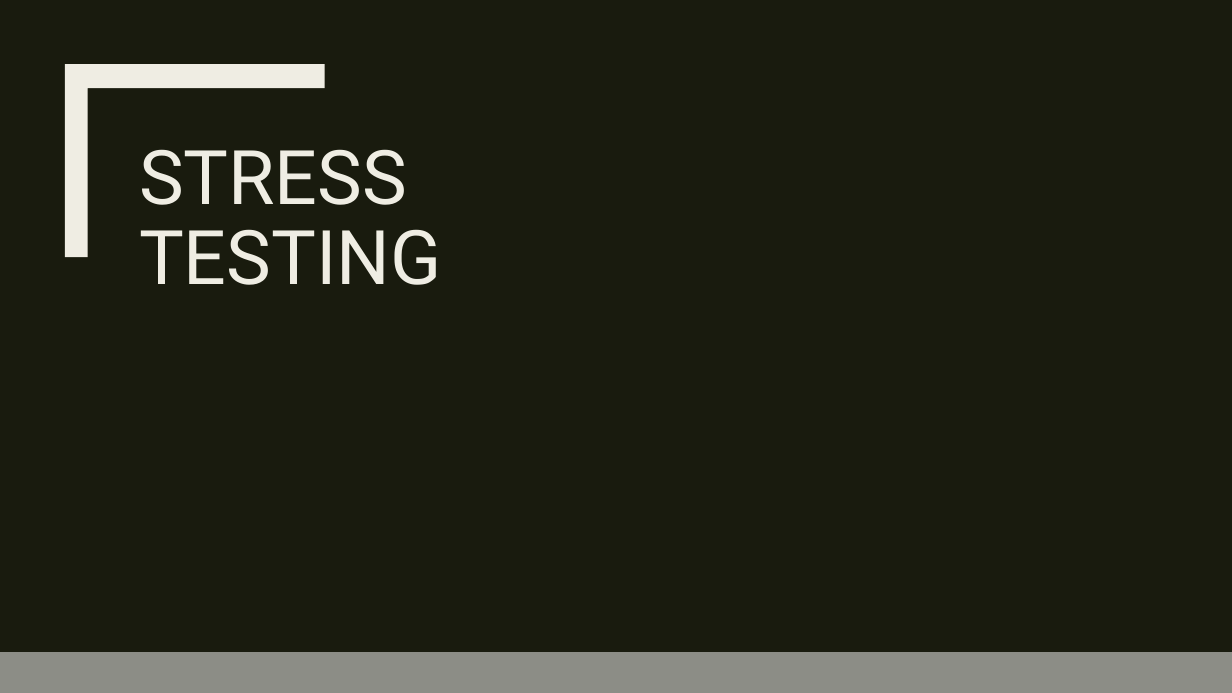
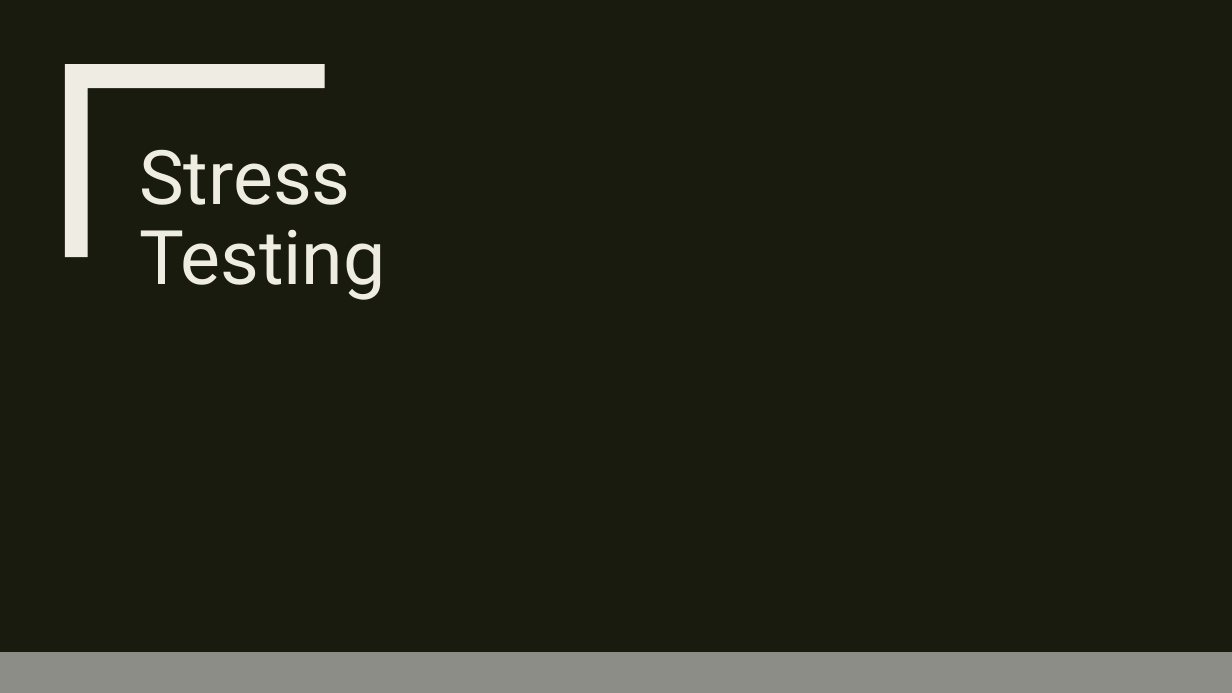
Before and after one commit to 7UsmanS/Java-TetrisTest-master, a slide deck: slide 10 of Java-TetrisTest-master/documentation/Presentation - Group.pptx. Drawn at 1232x693 pixels with LibreOffice and Linux fonts; fonts in the diff are those of the drawing. Boxes give left, top, right and bottom in pixels: in the first picture for what was removed or moved away, otherwise in the second. Text is boxed around its words. In the diff, an @@ line names an element or a change of style, - is before the commit and + after.

```diff
--- a/Java-TetrisTest-master/documentation/Presentation - Group.pptx
+++ b/Java-TetrisTest-master/documentation/Presentation - Group.pptx
@@ title at (x1=139, y1=149, x2=386, y2=300): text changed @@
-STRESS TESTING
+Stress Testing
```
Also in this commit, not shown: 4 other slides changed.
